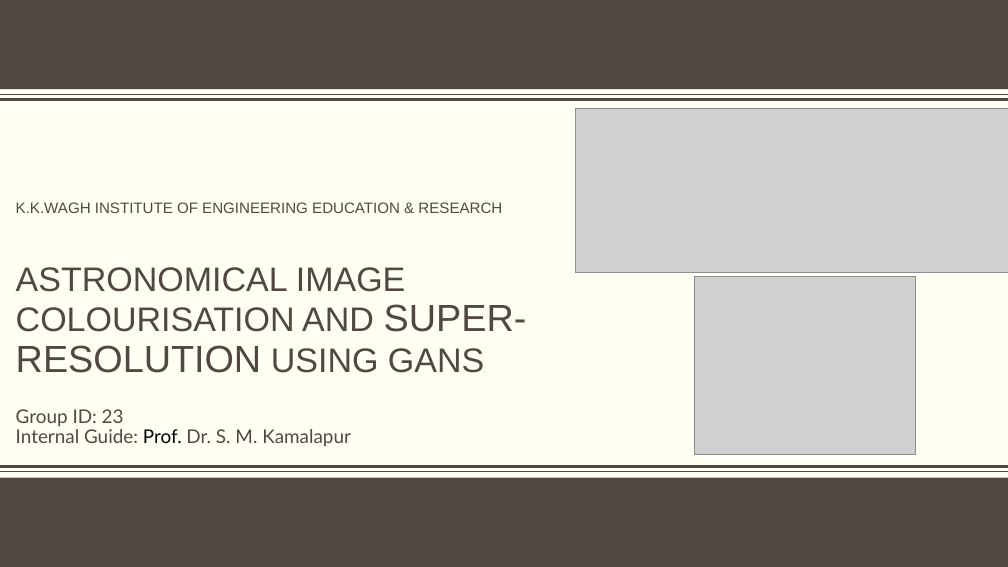
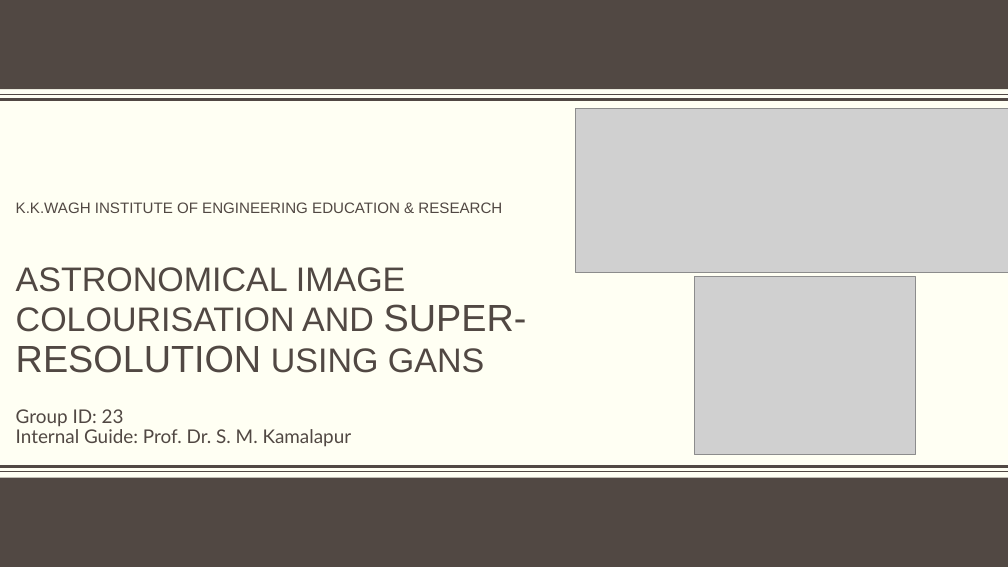
Before and after one commit to obi-wan-shinobi/Literature-Review, a slide deck: slide 1 of Presentation/Stage_1/stage_1_presentation.pptx. Drawn at 1008x567 pixels with LibreOffice and Linux fonts; fonts in the diff are those of the drawing; grey boxes stand for pictures; background and template pictures are left out. Boxes give left, top, right and bottom in pixels: in the first picture for what was removed or moved away, otherwise in the second. Text is boxed around its words. In the diff, an @@ line names an element or a change of style, - is before the commit and + after.

Commit message:
The prof is now brown

```diff
--- a/Presentation/Stage_1/stage_1_presentation.pptx
+++ b/Presentation/Stage_1/stage_1_presentation.pptx
@@ subtitle at bbox=[16, 429, 352, 447]: text colour #000000 to #514843 in "Prof." @@
```
Also in this commit, not shown: 1 other file.
